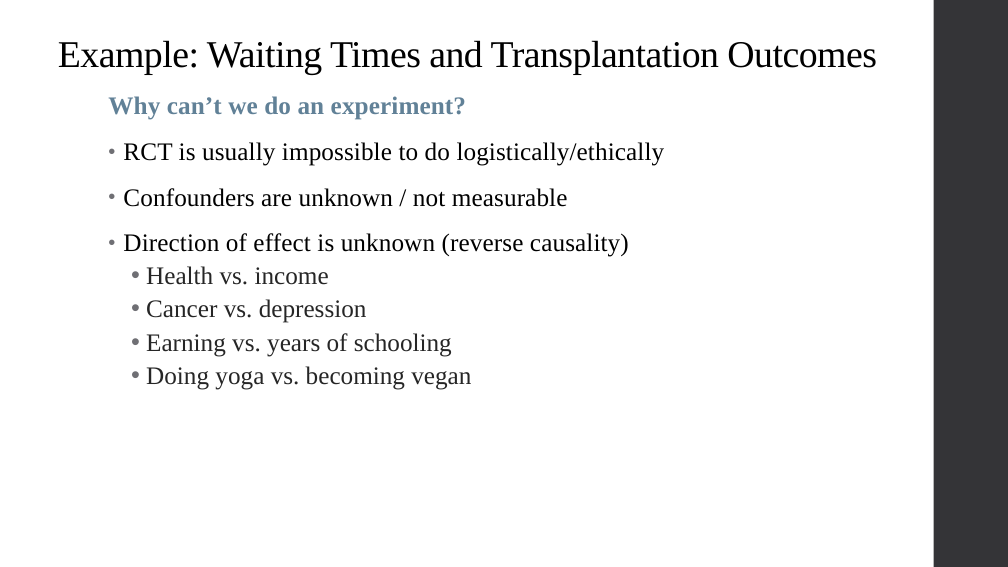
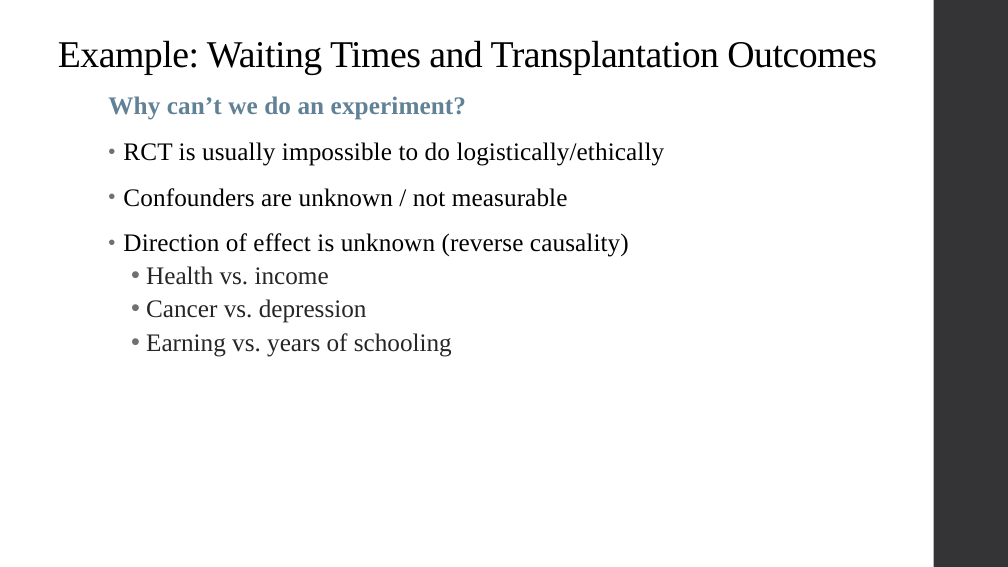
Before and after one commit to qiufei/fork-HAD5744, a slide deck: slide 11 of Lecture6_IV/Lecture6_IVEstimation_2022F.pptx. Drawn at 1008x567 pixels with LibreOffice and Linux fonts; fonts in the diff are those of the drawing. Boxes give left, top, right and bottom in pixels: in the first picture for what was removed or moved away, otherwise in the second. Text is boxed around its words. In the diff, an @@ line names an element or a change of style, - is before the commit and + after.

```diff
--- a/Lecture6_IV/Lecture6_IVEstimation_2022F.pptx
+++ b/Lecture6_IV/Lecture6_IVEstimation_2022F.pptx
@@ text at box(146, 366, 471, 390): paragraph removed @@
-  • Doing yoga vs. becoming vegan
```
Also in this commit, not shown: 6 other slides changed, 12 other files.
